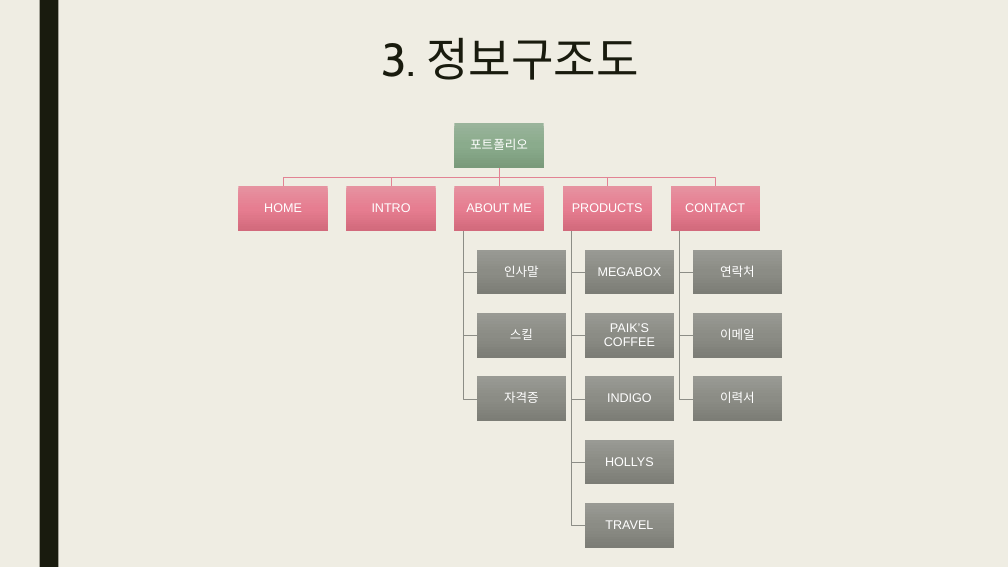
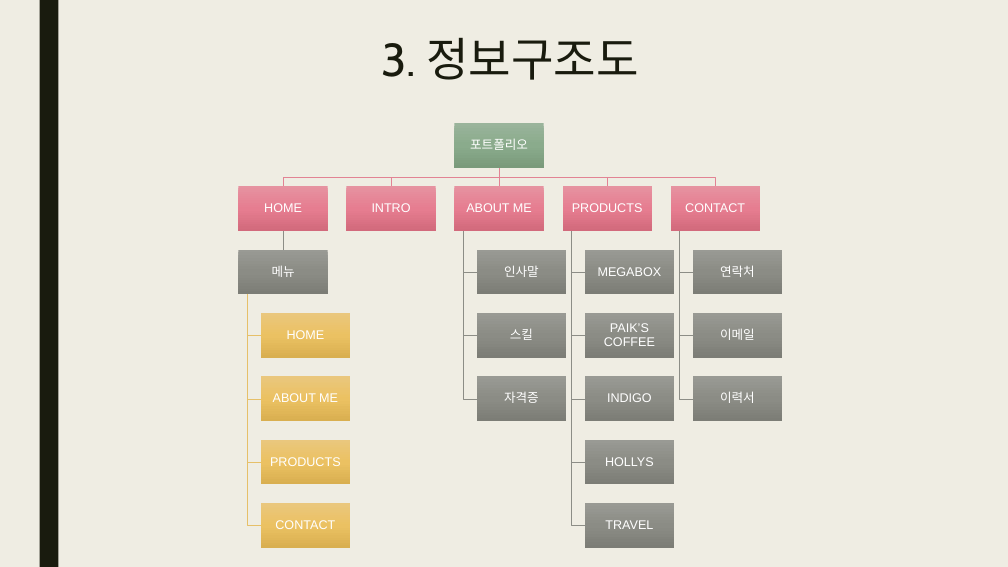
Before and after one commit to jurin2/report05, a slide deck: slide 7 of 요구사항 확인-허은혜.pptx. Drawn at 1008x567 pixels with LibreOffice and Linux fonts; fonts in the diff are those of the drawing. Boxes give left, top, right and bottom in pixels: in the first picture for what was removed or moved away, otherwise in the second. Text is boxed around its words. In the diff, an @@ line names an element or a change of style, - is before the commit and + after.

```diff
--- a/요구사항 확인-허은혜.pptx
+++ b/요구사항 확인-허은혜.pptx
@@ group added at <box>238,231,350,548</box>: 5 freeform shapes, 5 rectangles, 5 texts @@
+메뉴
+HOME
+ABOUT ME
+PRODUCTS
+CONTACT
```
